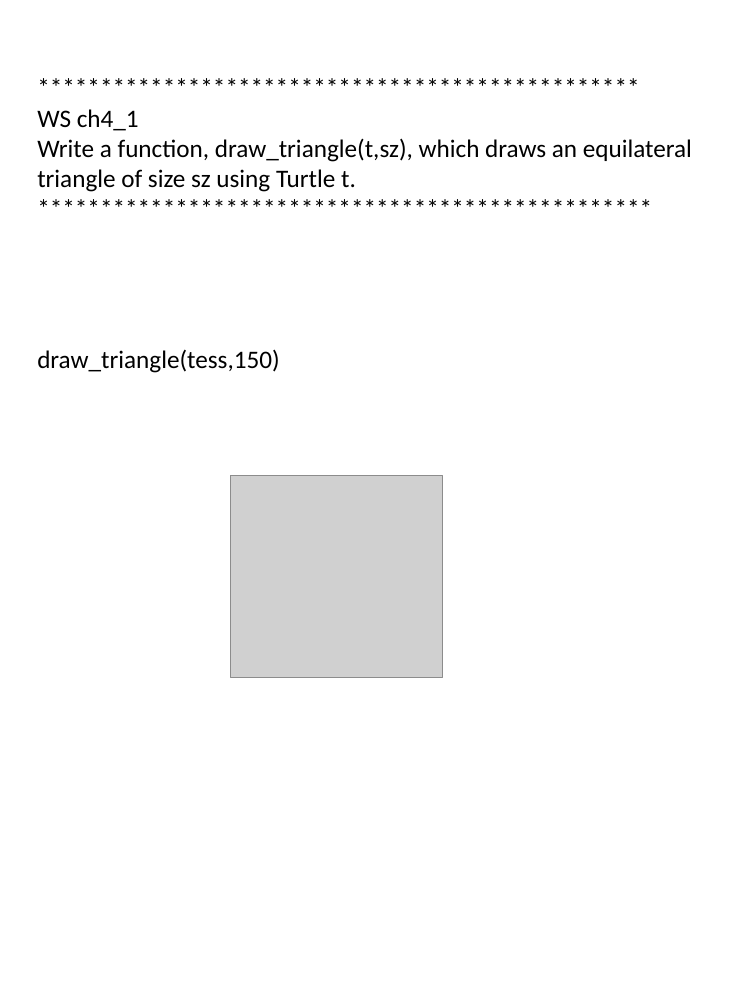
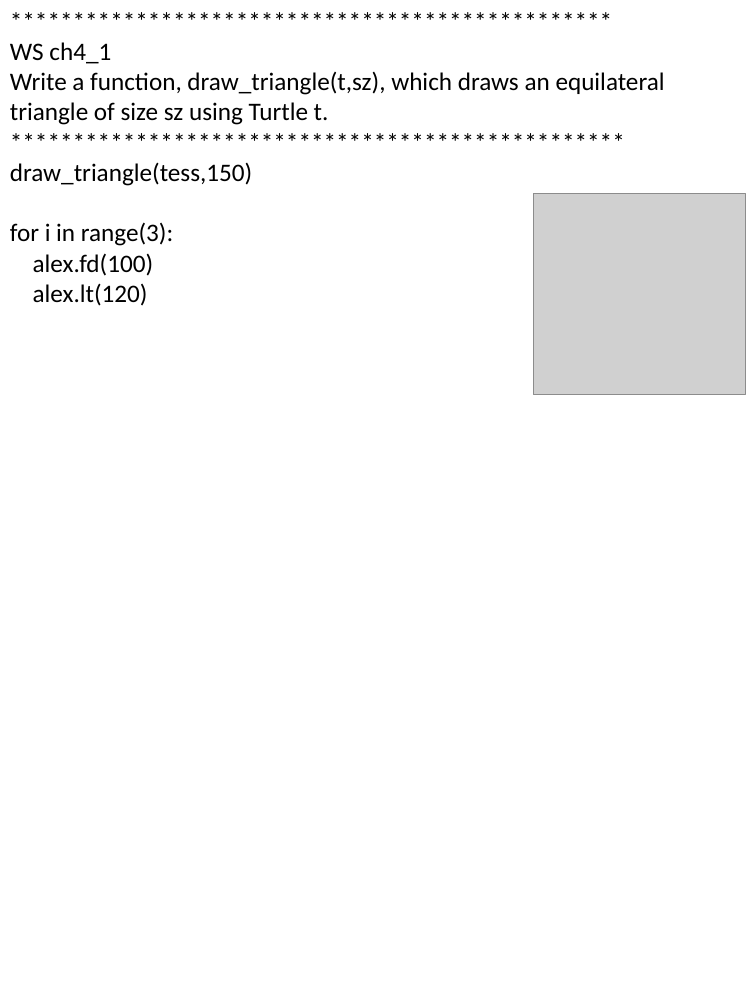
Before and after one commit to Lor3nzoMartinez/Python, a slide deck: slide 1 of Homework/ch 4 functions.pptx (slide 3 before the commit). Drawn at 756x1008 pixels with LibreOffice and Linux fonts; fonts in the diff are those of the drawing; grey boxes stand for pictures. Boxes give left, top, right and bottom in pixels: in the first picture for what was removed or moved away, otherwise in the second. Text is boxed around its words. In the diff, an @@ line names an element or a change of style, - is before the commit and + after.

```diff
--- a/Homework/ch 4 functions.pptx
+++ b/Homework/ch 4 functions.pptx
@@ text "************************************************": place and size @@
-text "************************************************" at [37, 109, 692, 373]
+text "************************************************" at [10, 42, 665, 306]
@@ picture: place and size @@
-picture at [231, 476, 443, 677]
+picture at [533, 194, 745, 395]
@@ text at [10, 222, 173, 306]: paragraphs added @@
+for i in range(3):
+alex.fd(100)
+alex.lt(120)
```
Also in this commit, not shown: 7 other slides changed, 25 slides removed, 59 other files.
